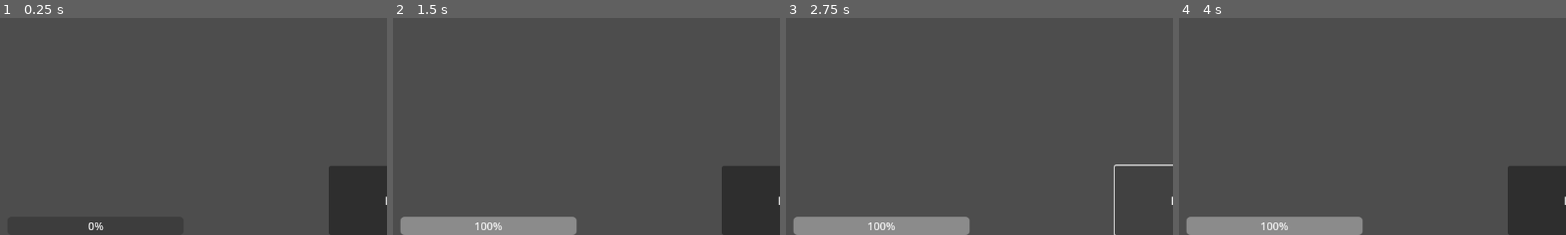
Above: before the commit, frames 1-4 (left to right).
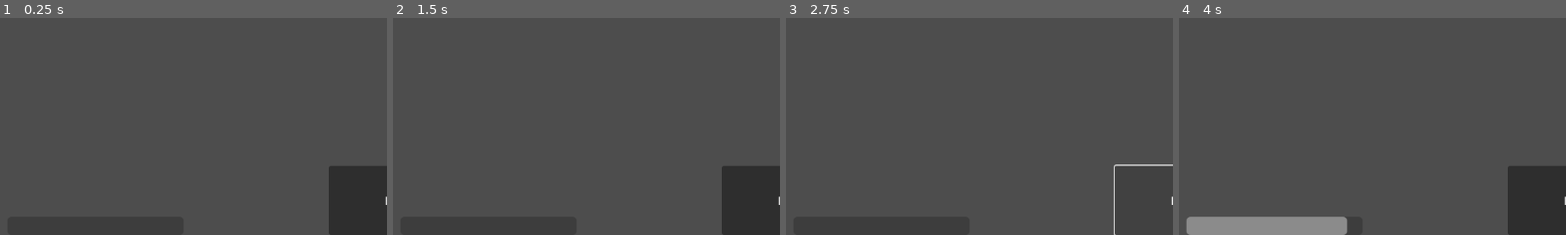
Above: after the commit, the same moments.

Repository: Uziel-8/OAI-BLACKSMITH-POC
Game: Godot game, scene res://Scenes/level.tscn
Two runs of this game, one before a commit and one after it. Both use one fixed random seed, a clock stepped at 60 frames per second and the inputs below.
Inputs:
- Up to frame 1 (0.25 s): no input
- Up to frame 2 (1.5 s): click "Coal" at 0.5 s; click "Iron Ore" at 1.25 s
- Up to frame 3 (2.75 s): click "End Day" at 2 s
- Up to frame 4 (4 s): click "Coal" at 2.75 s; click "Iron Ore" at 3.5 s
The pictures show only the part of the screen within x 38-88%, y 50-100%; the shares and areas given below are measured in that part.

The runs differ from the first frame. In frame 1, less than 0.1% of the frame differs, in the area x 22-27%, y 94-98%; in frame 2, 3.8%, in the area x 2-48%, y 91-100%; in frame 3, 3.8%; in frame 4, 0.5%.

Commit message:
made xp carry over to level up, thank you raf. I think i need to change inventory to a dictionary instead of resource bullshit

Diff:
--- a/OAI Blacksmith POC/Scenes/level.gd
+++ b/OAI Blacksmith POC/Scenes/level.gd
@@ -5,7 +5,7 @@
 @onready var rent_label = $GameStateLabel/RentLabel
 @onready var coin_label = $LevelVBox/InventoryHbox/CoinQtyLabel
 @onready var end_day_button = $EndDay
-@onready var exp_bar = $ExpBar
+@onready var xp_bar = $ExpBar
 
 
 func _ready() -> void:
@@ -33,13 +33,17 @@
 
 func _on_coin_changed():
 	coin_label.text = str("Coins: ", Globals.coins)
-	print("chaching")
 
-func _on_xp_changed():
-	exp_bar.value = Globals.xp
+func _on_xp_changed(total: int):
+	xp_bar.value = Globals.xp
+	print(Globals.xp)
 	if Globals.xp >= Globals.xp_threshold:
+		var remainder_xp: int = total - Globals.xp_threshold
 		EventBus.level_up.emit()
 		Globals.xp_threshold = Globals.xp_threshold * 1.1
+		xp_bar.max_value = Globals.xp_threshold
+		Globals.level = Globals.level + 1
+		Globals.xp = remainder_xp
 
 
 #TO DO
@@ -51,3 +55,4 @@
 #might need customers in there too
 #create auto mine function
 #make a more modular buy and sell function in trader - prbably events
+#figure out if i need inventory to be resources? would streamline a lot if not. It could probably just be a dictionary
--- a/OAI Blacksmith POC/Scenes/level.tscn
+++ b/OAI Blacksmith POC/Scenes/level.tscn
@@ -143,6 +143,12 @@
 grow_vertical = 0
 text = "End Day"
 
+[node name="Trader" parent="." instance=ExtResource("4_81xng")]
+visible = false
+layout_mode = 1
+offset_left = 420.0
+offset_right = 420.0
+
 [node name="ExpBar" type="ProgressBar" parent="."]
 layout_mode = 1
 anchors_preset = 7
@@ -155,12 +161,7 @@
 offset_right = 131.0
 grow_horizontal = 2
 grow_vertical = 0
-
-[node name="Trader" parent="." instance=ExtResource("4_81xng")]
-visible = false
-layout_mode = 1
-offset_left = 420.0
-offset_right = 420.0
+show_percentage = false
 
 [connection signal="pressed" from="LevelVBox/MiningGridbox/MineCoal" to="LevelVBox/MiningGridbox" method="_on_mine_coal_pressed"]
 [connection signal="timeout" from="LevelVBox/MiningGridbox/MineCoal/MineCoalTimer" to="LevelVBox/MiningGridbox" method="_on_mine_coal_timer_timeout"]
--- a/OAI Blacksmith POC/Scripts/Globals.gd
+++ b/OAI Blacksmith POC/Scripts/Globals.gd
@@ -16,13 +16,9 @@
 var xp = 0:
 	set(value):
 		xp = value
-		EventBus.xp_changed.emit()
+		EventBus.xp_changed.emit(value)
+
 
 var level = 0
 
 var xp_threshold = 100
-
-
-
-#make a level up function!
-#func on level up: xp = 0, level +1, levelthreshold * 1.1
--- a/OAI Blacksmith POC/Scripts/event_bus.gd
+++ b/OAI Blacksmith POC/Scripts/event_bus.gd
@@ -8,5 +8,5 @@
 
 signal coin_changed
 
-signal xp_changed(int)
+signal xp_changed
 signal level_up
